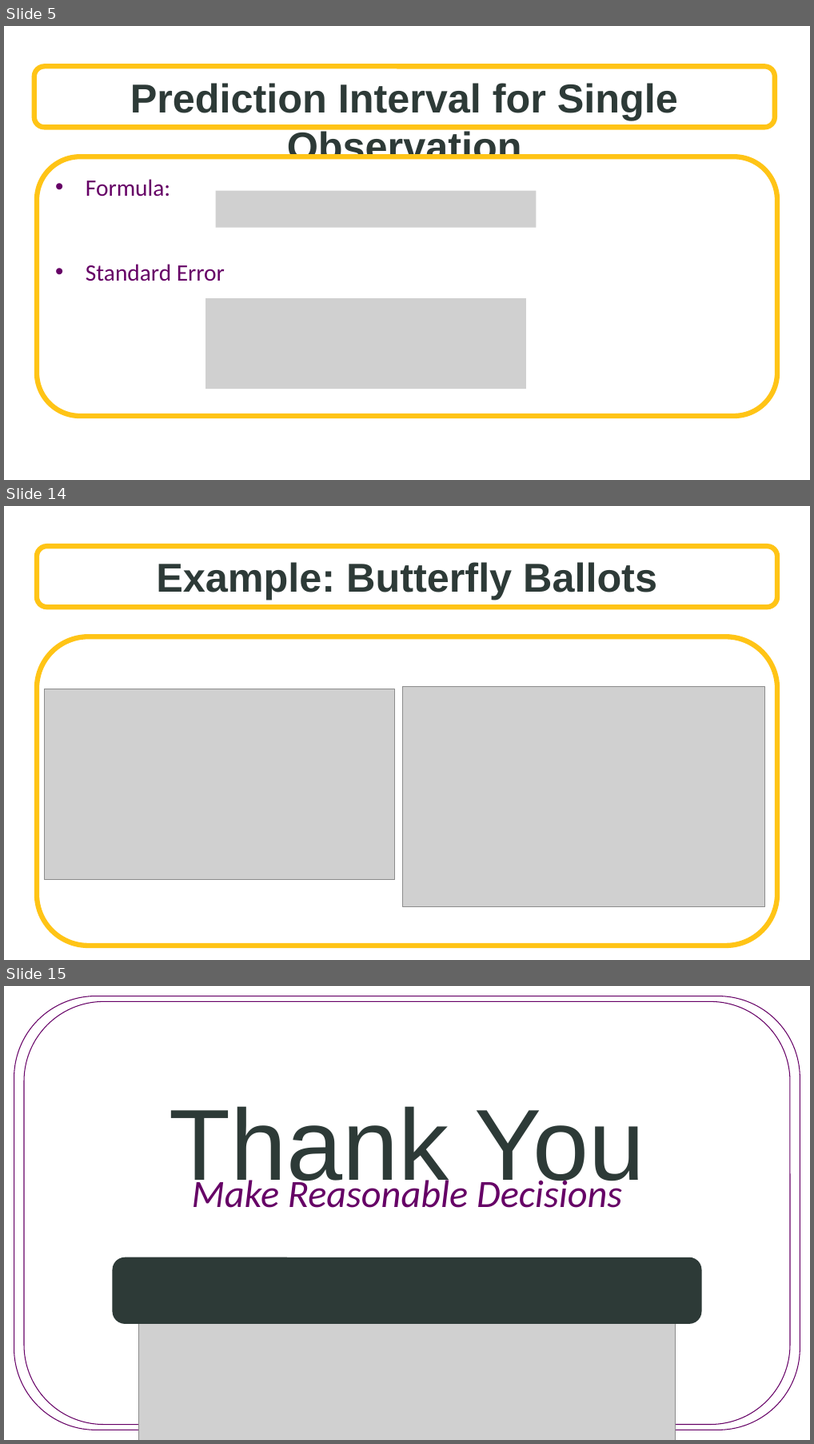
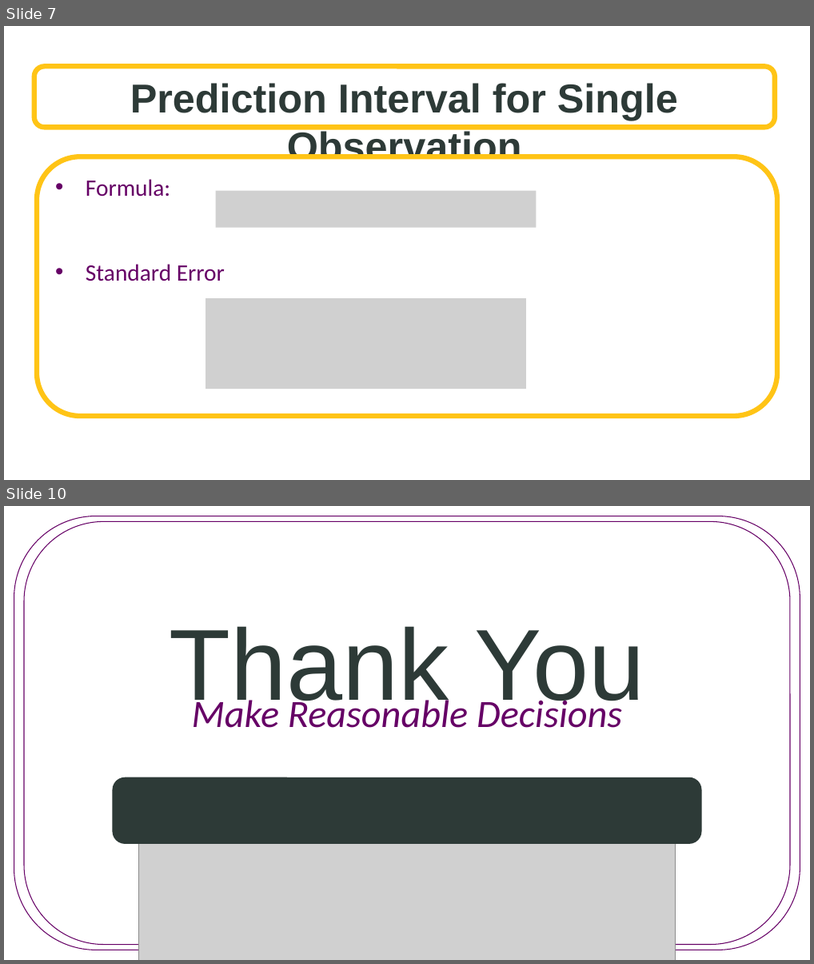
Before and after one commit to SuperMarioGiacomazzo/STOR455_WEBSITE, a slide deck: Lectures/12 - Intervals for Prediction.pptx. Shown one above the other, each under a label of ours: slides 5, 14 and 15 before the commit, slides 7 and 10 after it; the slides between them are not shown. The pictures are 814x1444 and 814x964 pixels, drawn with LibreOffice and Linux fonts; fonts in the diff are those of the drawing; grey boxes stand for pictures; background and template pictures are left out. Boxes give left, top, right and bottom in pixels: in the first picture for what was removed or moved away, otherwise in the second. Text is boxed around its words. In the diff, an @@ line names an element or a change of style, - is before the commit and + after.

```diff
--- a/Lectures/12 - Intervals for Prediction.pptx
+++ b/Lectures/12 - Intervals for Prediction.pptx
@@ slide 14 removed at box(4, 506, 810, 960), background picture (left out) @@
@@ rounded rectangle removed at box(37, 546, 778, 607) @@
-Example: Butterfly Ballots
@@ rounded rectangle removed at box(37, 636, 778, 945) @@
@@ picture removed at box(45, 688, 395, 880) @@
@@ picture removed at box(402, 686, 765, 907) @@
@@ what was slide 5 is now slide 7 @@
@@ what was slide 15 is now slide 10 @@
```
Also in this commit, not shown: 2 slides changed, 4 slides added, 8 other slides removed, 9 other files.
